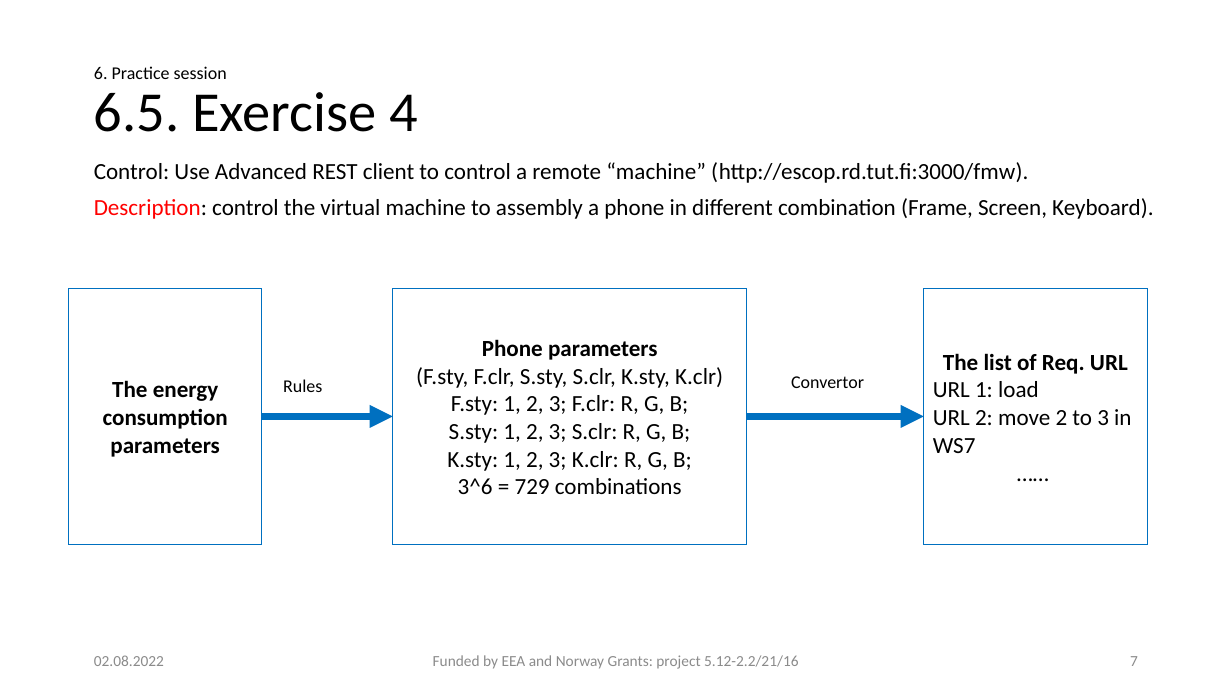
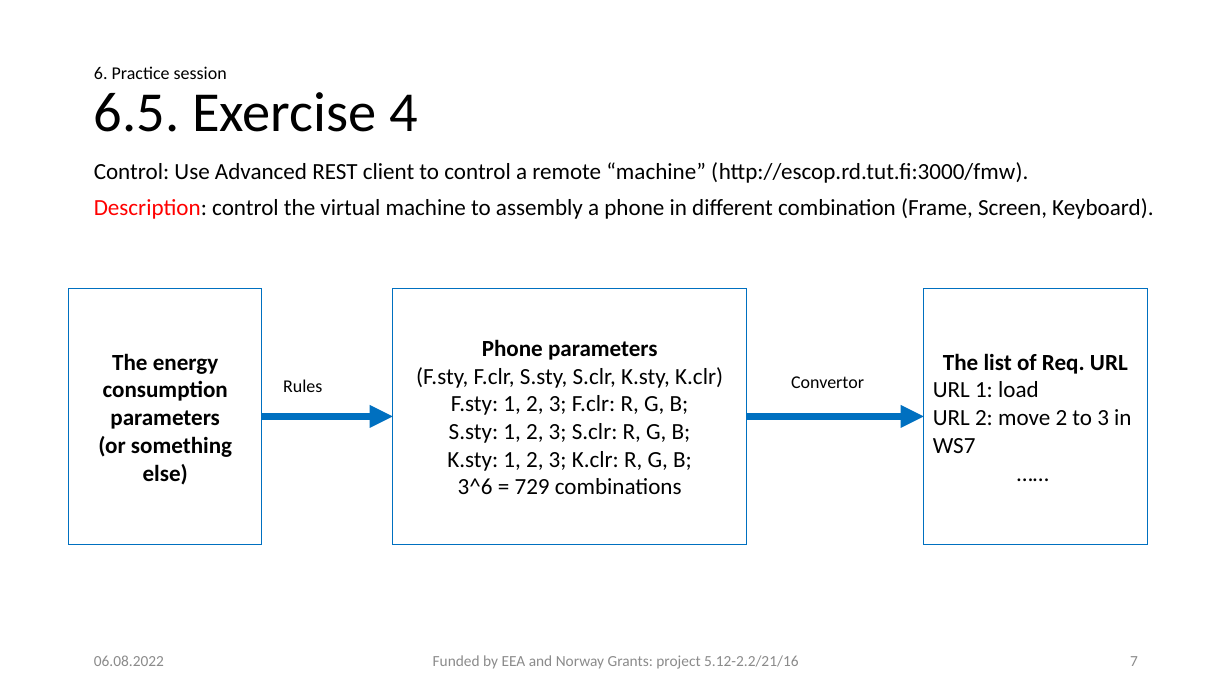
Before and after one commit to zl6977/DigiManExercise, a slide deck: slide 7 of Documents/Exercise description.pptx. Drawn at 1232x693 pixels with LibreOffice and Linux fonts; fonts in the diff are those of the drawing. Boxes give left, top, right and bottom in pixels: in the first picture for what was removed or moved away, otherwise in the second. Text is boxed around its words. In the diff, an @@ line names an element or a change of style, - is before the commit and + after.

```diff
--- a/Documents/Exercise description.pptx
+++ b/Documents/Exercise description.pptx
@@ text in rectangle at (x1=98, y1=436, x2=232, y2=485): paragraph added @@
+(or something else)
@@ text at (x1=94, y1=655, x2=164, y2=666): text changed @@
-02.08.2022
+06.08.2022
```
Also in this commit, not shown: 6 other slides changed, 20 other files.
